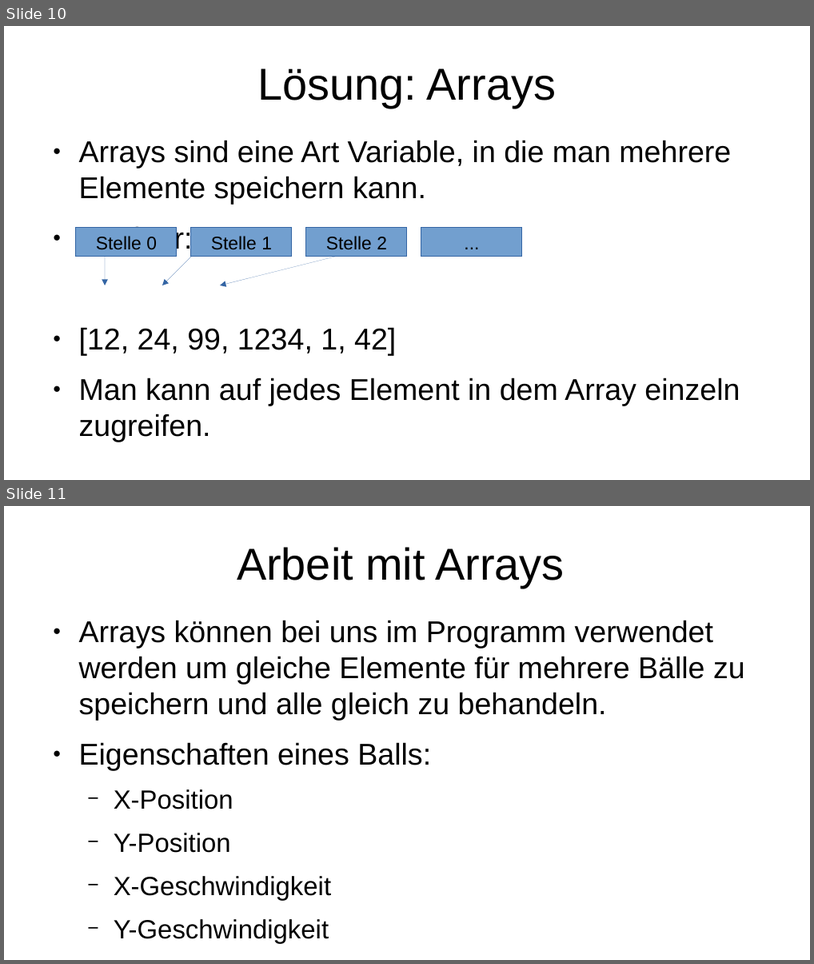
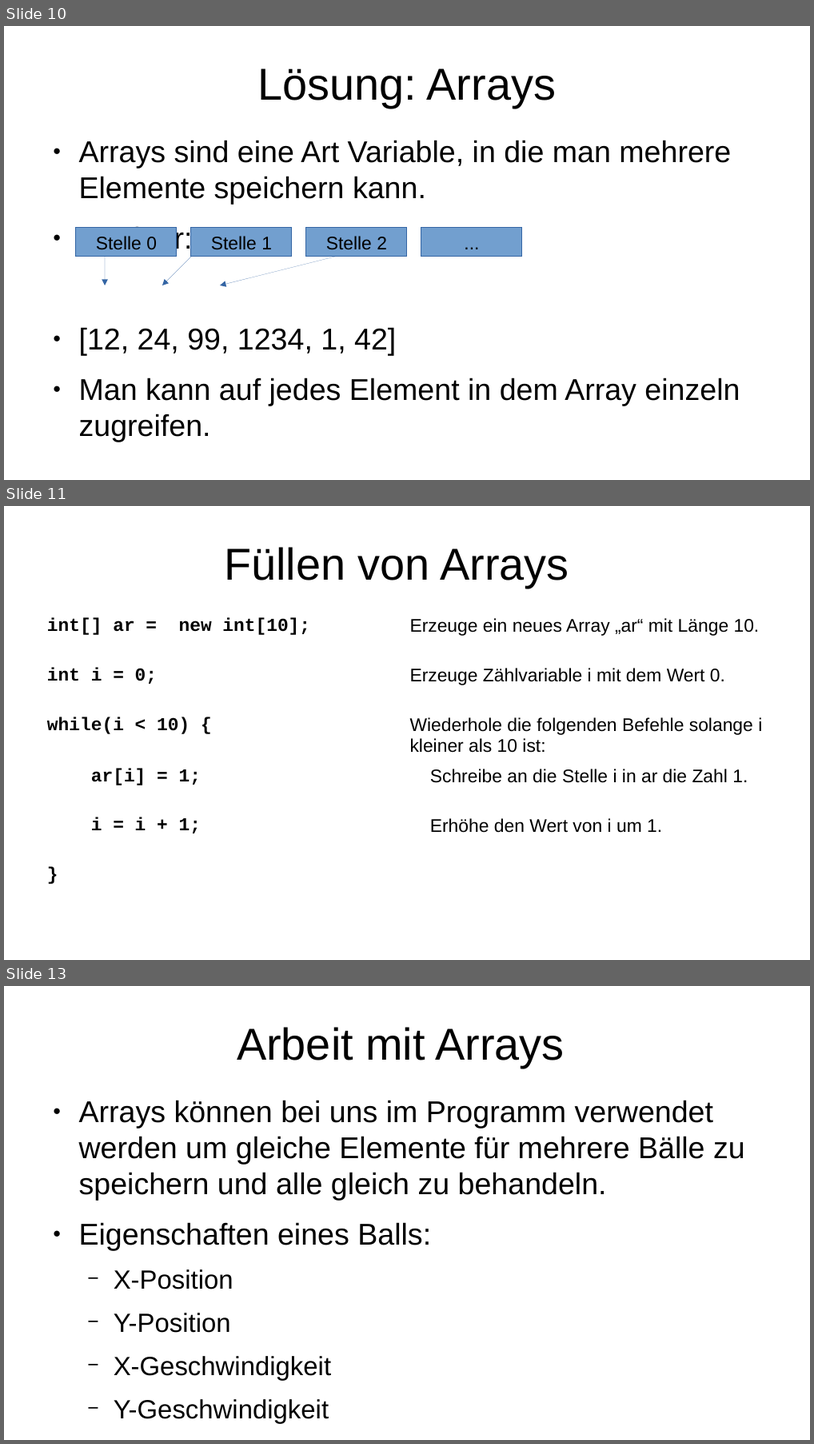
Before and after one commit to paul-rink/processing-imp8, a slide deck: 07-arrays/Arrays-Einstieg.odp. Shown one above the other, each under a label of ours: slides 10 and 11 before the commit, slides 10, 11 and 13 after it; the slides between them are not shown. The pictures are 814x964 and 814x1444 pixels, drawn with LibreOffice and Linux fonts; fonts in the diff are those of the drawing. Boxes give left, top, right and bottom in pixels: in the first picture for what was removed or moved away, otherwise in the second. Text is boxed around its words. In the diff, an @@ line names an element or a change of style, - is before the commit and + after.

```diff
--- a/07-arrays/Arrays-Einstieg.odp
+++ b/07-arrays/Arrays-Einstieg.odp
@@ slide 11 added at bbox=[4, 506, 810, 960], background #FFFFFF @@
@@ title added at bbox=[224, 547, 569, 588], 44 pt, text #000000 @@
+Füllen von Arrays
@@ table added at bbox=[44, 612, 770, 909], 6 rows, 2 columns @@
+int[] ar = new int[10]; | Erzeuge ein neues Array „ar“ mit Länge 10.
+int i = 0; | Erzeuge Zählvariable i mit dem Wert 0.
+while(i < 10) { | Wiederhole die folgenden Befehle solange i kleiner als 10 ist:
+ar[i] = 1; | Schreibe an die Stelle i in ar die Zahl 1.
+i = i + 1; | Erhöhe den Wert von i um 1.
+} | 
@@ what was slide 11 is now slide 13 @@
```
Also in this commit, not shown: 1 other slide added, 1 slide removed, 3 other files.
